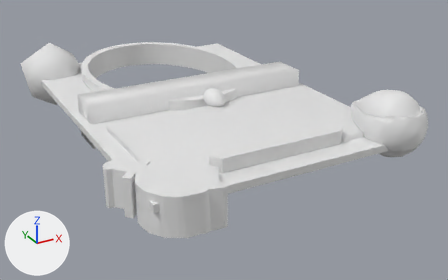
An edit to the Blender file assets/models/minion/minion.blend, drawn before and after from the same camera.
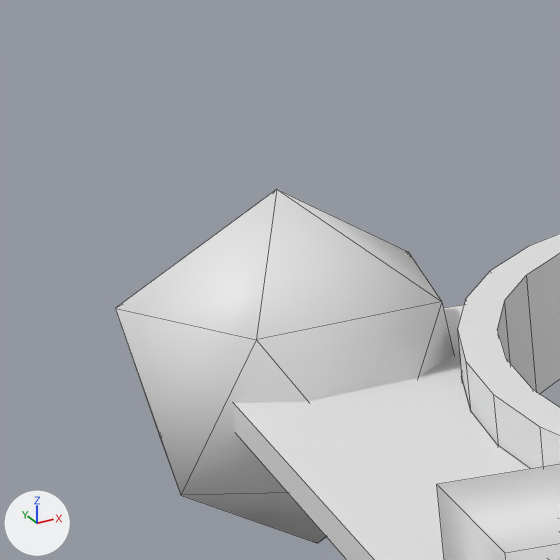
The first picture shows the older version from a 50 mm lens placed at (-3.27, -6.68, 2.73), pointed at (0.24, -0.3, -0.46). The close-ups show both versions on the part from 0% to 22% of the width and 3% to 39% of the height of that picture; other places that the commit changed are outside them. The lights are fixed; the arrows at lower left show +X, +Y and +Z. The close-ups show mesh edges as thin lines. Materials are left out; every surface is plain grey.

The first close-up shows 'Card', 'Crystal', 'Frame.002', 'Name'.
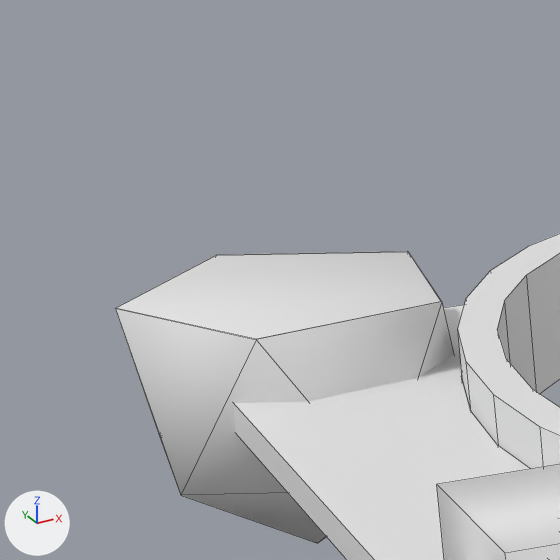
Pixel boxes [x1, y1, x2, y2] of what changed, in the close-ups (560 x 560 px; the box of a moved part takes in the faces that stretch with it):
```json
{"object": "Crystal", "change": "reshaped", "before": [115, 190, 454, 543], "after": [115, 251, 454, 543], "on screen": "17% shorter"}
{"part": 1, "of": "me_icosphere", "change": "moved or reshaped", "before": [116, 190, 441, 340], "after": [116, 251, 441, 340]}
```

Scene script edits in JSON lines:
```json
{"block": "me_icosphere", "where": "me_icosphere.from_pydata(...)  # 12 vertices, 20 faces; spans x -0.89..0.89, y -0.85..0.85, z -1.0..1.0"}
{"block": "me_icosphere", "where": "# used by ob_crystal; location = (-1.292, 2.02, 0.0); rotation_euler = (0.0, 0.0, 0.509), in degrees (0, 0, 29); scale = (-0.47, -0.47, -0.47)"}
{"block": "me_icosphere", "where": "# verts and faces of me_icosphere; kept vertices keep their numbers, new ones are numbered from 12"}
{"block": "me_icosphere", "where": "# before: 0 (0.0, 0.0, -1.0) at pixel (276, 189), 1 (0.72, -0.53, -0.45) at pixel (115, 308), 2 (-0.28, -0.85, -0.45), 3 (-0.89, 0.0, -0.45) at pixel (408, 251), 4 (-0.28, 0.85, -0.45) at pixel (441, 301)"}
{"block": "me_icosphere", "where": "# before: 5 (0.72, 0.53, -0.45) at pixel (256, 339)"}
{"block": "me_icosphere", "change": "me_icosphere part 1"}
{"op": "add", "block": "me_icosphere", "code": "delete_vertices([0])  # with the faces that use them"}
{"op": "add", "block": "me_icosphere", "code": "for new, old in zip([12, 13, 14], [2, 3, 4]): verts[new] = verts[old] + (0.0, 0.0, 0.0)"}
{"op": "add", "block": "me_icosphere", "code": "verts[15] = (0.72, -0.52, -0.45)  # pixel (115, 307)"}
{"op": "add", "block": "me_icosphere", "code": "verts[16] = (0.72, 0.52, -0.45)  # pixel (256, 338)"}
{"op": "add", "block": "me_icosphere", "code": "faces += [(1, 2, 12, 15), (1, 15, 16, 5), (2, 3, 13, 12), (3, 4, 14, 13), (4, 5, 16, 14), (12, 13, 14, 16, 15)]"}
```
